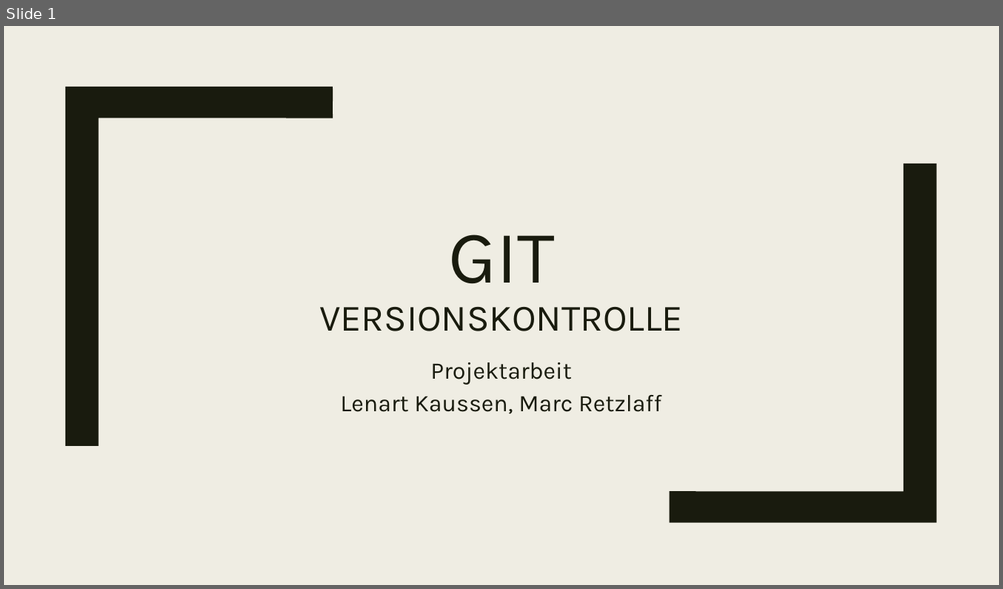
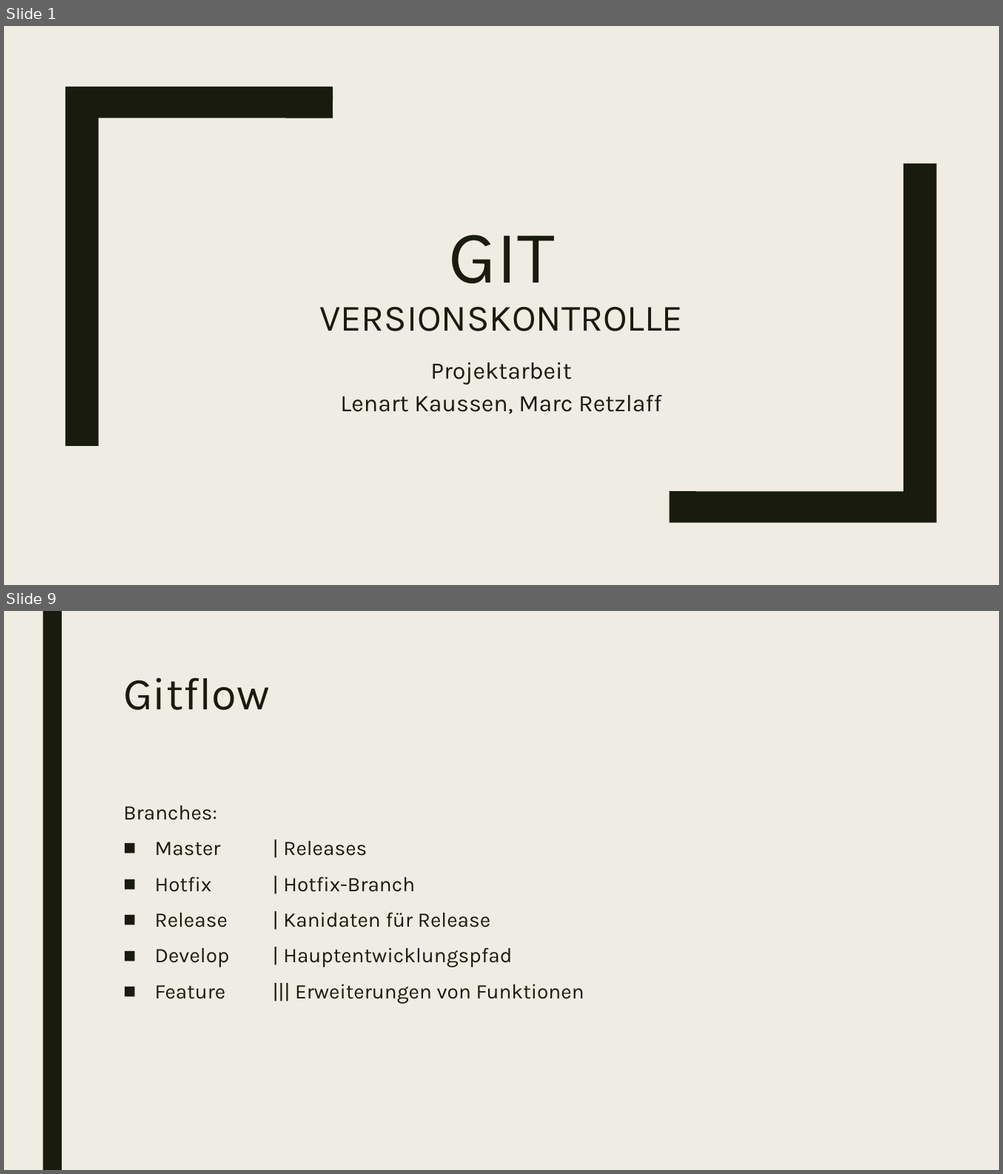
Before and after one commit to marcretzlaff/projektarbeit, a slide deck: GIT.pptx. Shown one above the other, each under a label of ours: slide 1 before the commit, slides 1 and 9 after it; the slides between them are not shown. The pictures are 1003x589 and 1003x1174 pixels, drawn with LibreOffice and Linux fonts; fonts in the diff are those of the drawing. Boxes give left, top, right and bottom in pixels: in the first picture for what was removed or moved away, otherwise in the second. Text is boxed around its words. In the diff, an @@ line names an element or a change of style, - is before the commit and + after.

```diff
--- a/GIT.pptx
+++ b/GIT.pptx
@@ slide 9 added at (4,611,999,1170), background #EFEDE3 @@
@@ rectangle added at (42,611,62,1170), fill #191B0E @@
@@ title added at (123,678,270,710), 44 pt, text #191B0E @@
+Gitflow
@@ text added at (123,806,584,1004), 20 pt, text #191B0E @@
+Branches:
+■ Master | Releases
+■ Hotfix | Hotfix-Branch
+■ Release | Kanidaten für Release
+■ Develop | Hauptentwicklungspfad
+■ Feature ||| Erweiterungen von Funktionen
```
Also in this commit, not shown: 6 slides changed, 8 other slides added, 8 slides removed.
